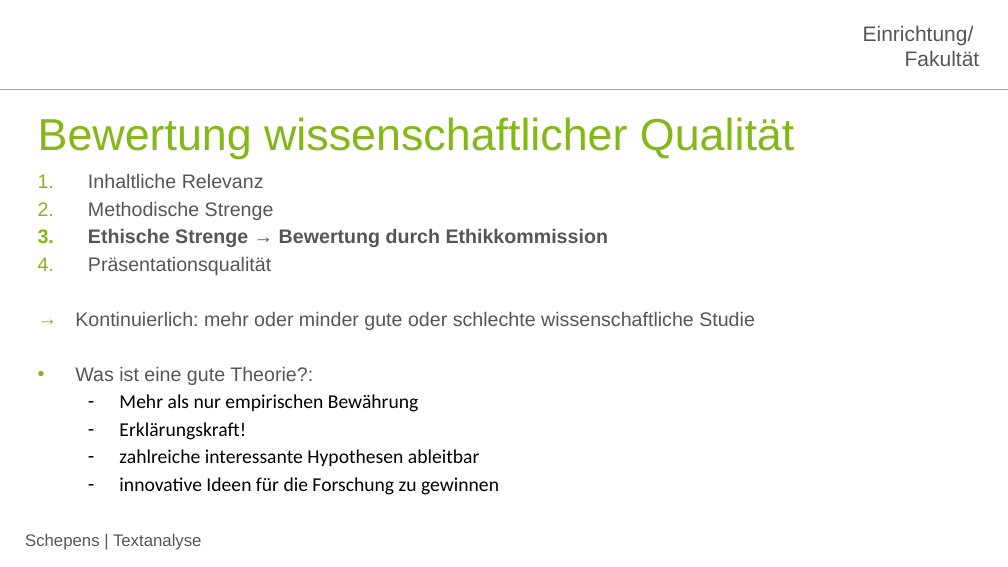
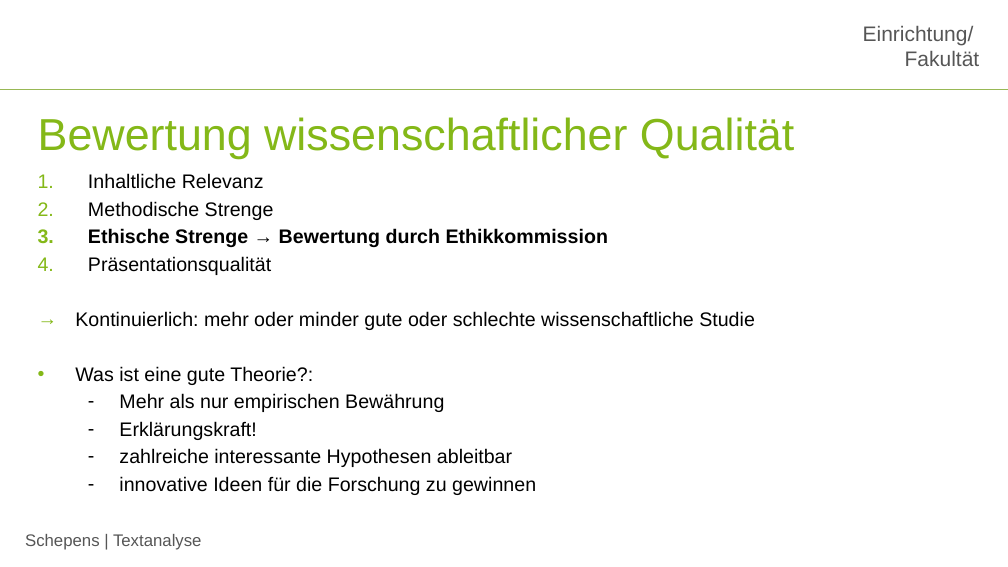
Before and after one commit to jobschepens/Textanalyse, a slide deck: slide 10 of folien/week3.pptx. Drawn at 1008x567 pixels with LibreOffice and Linux fonts; fonts in the diff are those of the drawing; background and template pictures are left out. Boxes give left, top, right and bottom in pixels: in the first picture for what was removed or moved away, otherwise in the second. Text is boxed around its words. In the diff, an @@ line names an element or a change of style, - is before the commit and + after.

```diff
--- a/folien/week3.pptx
+++ b/folien/week3.pptx
@@ text "Inhaltliche Relevanz" at (75,173,755,495): text colour #565656 to #000000 in "Inhaltliche Relevanz", "Methodische Strenge", "Ethische Strenge → Bewertung durch Ethikkommission", "Präsentationsqualität" and 2 more places; font Calibri to Arial in "Mehr als nur empirischen Bewährung", "Erklärungskraft!", "zahlreiche interessante Hypothesen ableitbar", "innovative Ideen für die Forschung zu gewinnen" @@
```
Also in this commit, not shown: 8 other slides changed.
